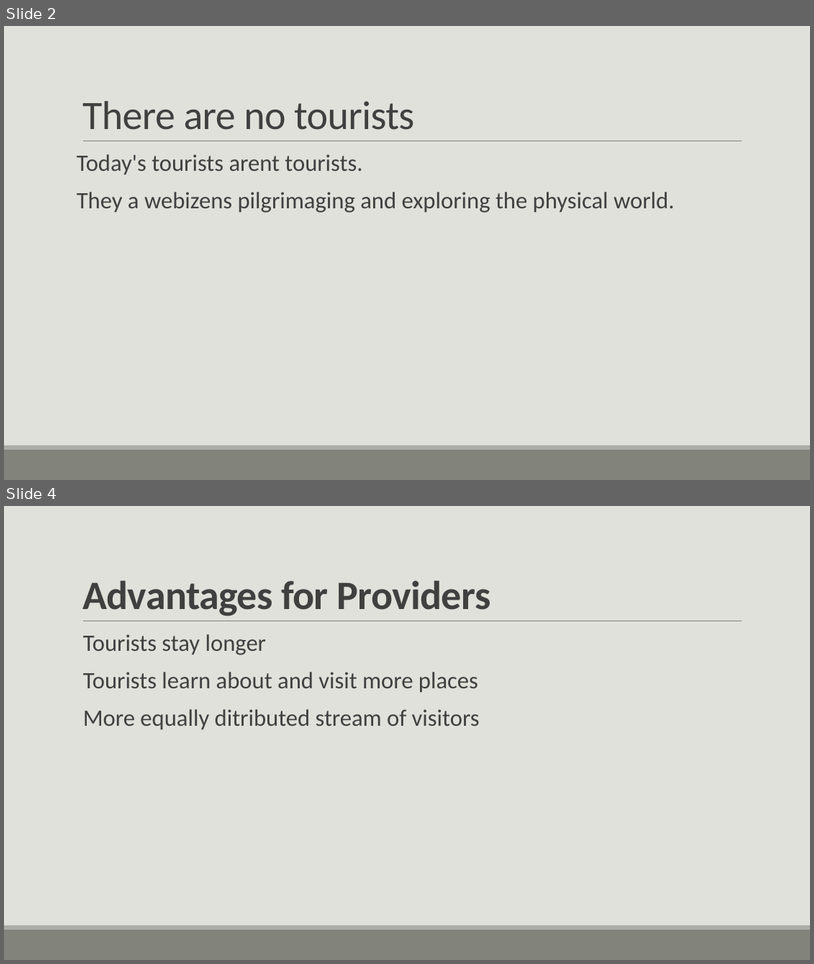
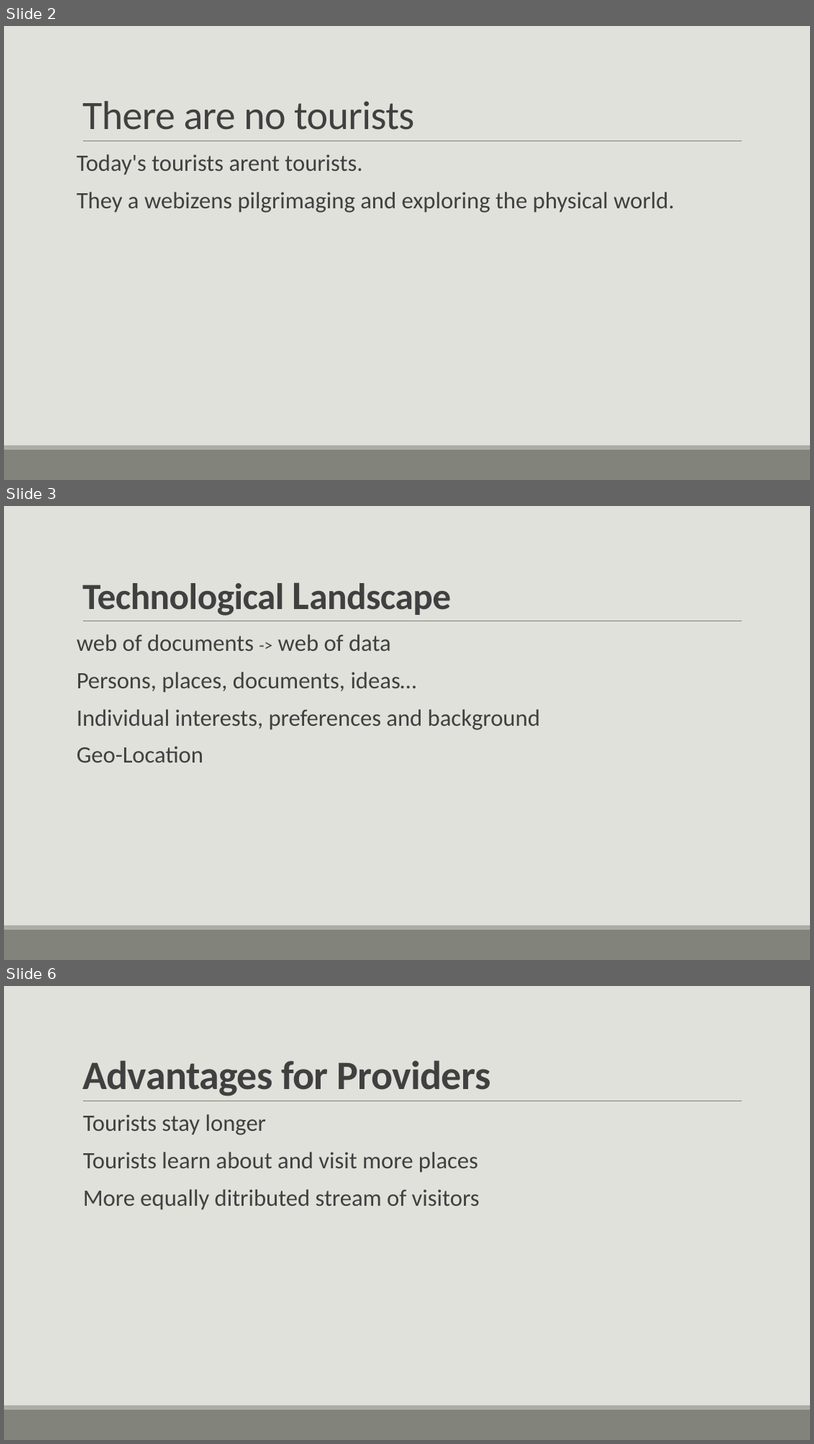
Before and after one commit to smart-arosa/smart-arosa, a slide deck: beacon.pptx. Shown one above the other, each under a label of ours: slides 2 and 4 before the commit, slides 2, 3 and 6 after it; the slides between them are not shown. The pictures are 814x964 and 814x1444 pixels, drawn with LibreOffice and Linux fonts; fonts in the diff are those of the drawing. Boxes give left, top, right and bottom in pixels: in the first picture for what was removed or moved away, otherwise in the second. Text is boxed around its words. In the diff, an @@ line names an element or a change of style, - is before the commit and + after.

Commit message:
split slide on tech landscape

```diff
--- a/beacon.pptx
+++ b/beacon.pptx
@@ slide 3 added at bbox=[4, 506, 810, 960], background #E1E1DB; not listed: 3 template elements that a slide beside it also shows @@
@@ title added at bbox=[82, 583, 284, 615], 44 pt, text #404040, bold @@
+Technological Landscape
@@ text added at bbox=[77, 634, 540, 762], 28 pt, text #404040 @@
+web of documents -> web of data
+Persons, places, documents, ideas…
+Individual interests, preferences and background
+Geo-Location
@@ what was slide 4 is now slide 6 @@
```
Also in this commit, not shown: 1 slide changed, 1 other slide added.
